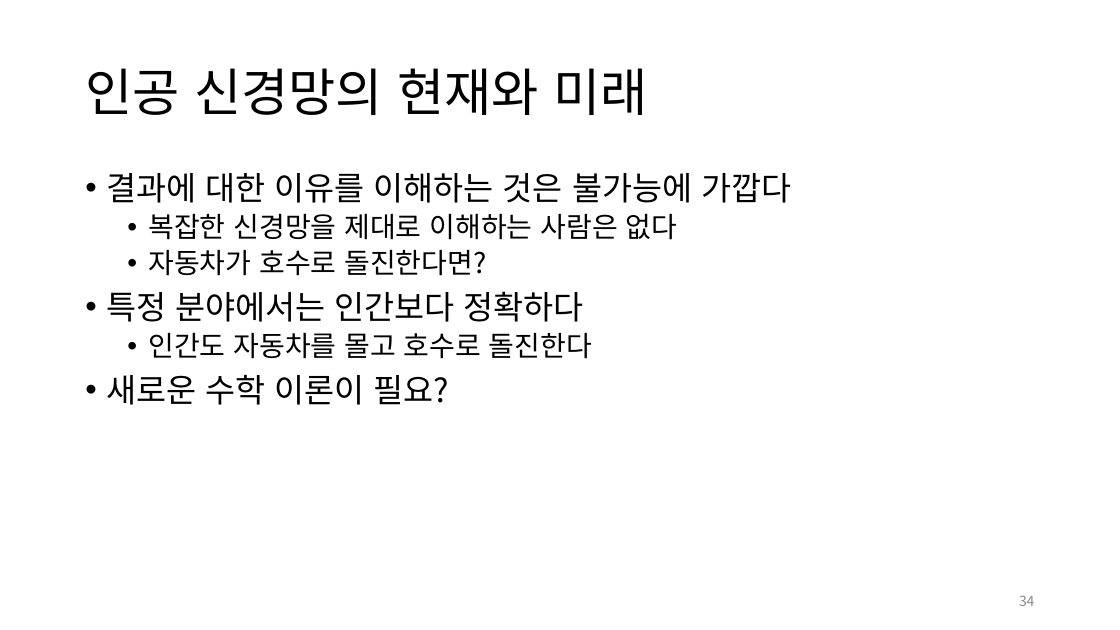
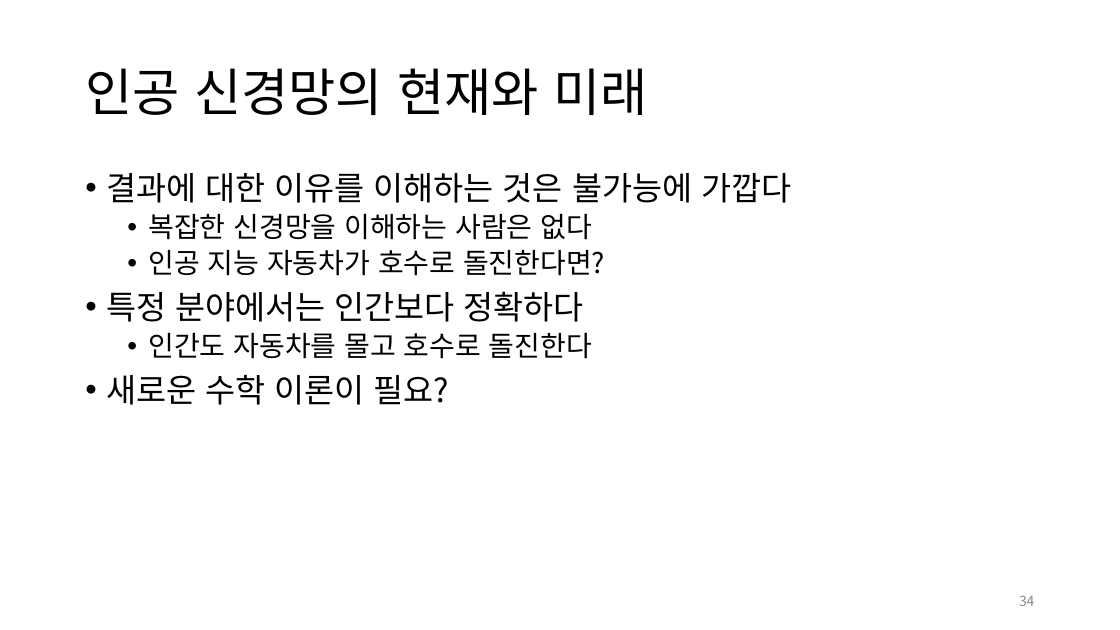
Before and after one commit to ggorr/MachineLearning, a slide deck: slide 34 of 인공 지능과 데이터 사이언스.pptx. Drawn at 1120x630 pixels with LibreOffice and Linux fonts; fonts in the diff are those of the drawing. Boxes give left, top, right and bottom in pixels: in the first picture for what was removed or moved away, otherwise in the second. Text is boxed around its words. In the diff, an @@ line names an element or a change of style, - is before the commit and + after.

```diff
--- a/인공 지능과 데이터 사이언스.pptx
+++ b/인공 지능과 데이터 사이언스.pptx
@@ text at bbox=[148, 213, 605, 276]: text changed @@
-  • 복잡한 신경망을 제대로 이해하는 사람은 없다
-  • 자동차가 호수로 돌진한다면?
+  • 복잡한 신경망을 이해하는 사람은 없다
+  • 인공 지능 자동차가 호수로 돌진한다면?
```
Also in this commit, not shown: 6 other slides changed, 1 slide added, 1 slide removed.
